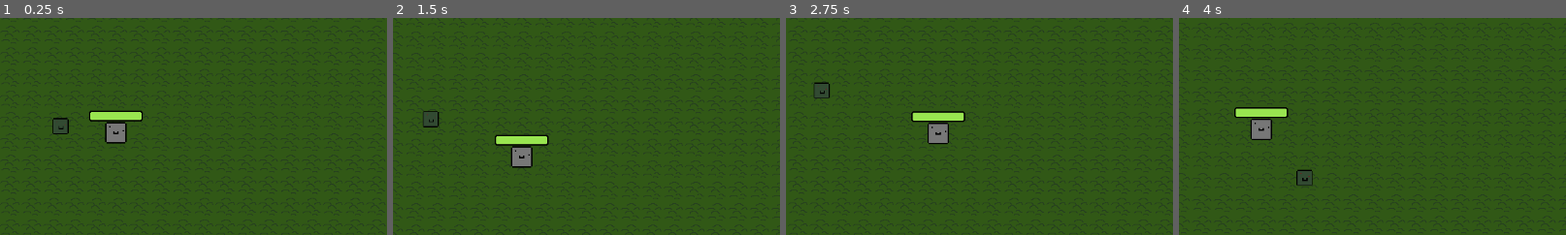
Above: before the commit, frames 1-4 (left to right).
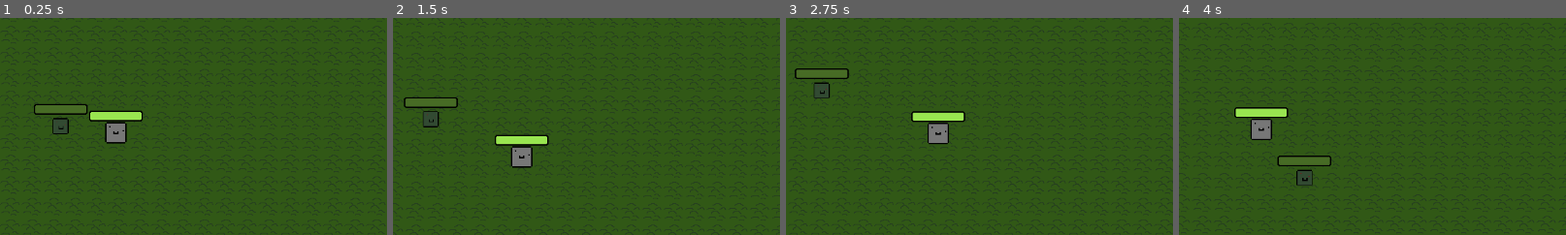
Above: after the commit, the same moments.

Repository: newkincode/rebemser
Game: Godot game, scene res://main.tscn
Same seed, same stepped clock (60 frames per second), same inputs: the game is played once before the commit and once after it.
Inputs:
- Up to frame 1 (0.25 s): no input
- Up to frame 2 (1.5 s): hold Right (right) 0.53-1.28 s; hold Down (down) from 1.28 s (still down)
- Up to frame 3 (2.75 s): release Down (down) at 2.03 s; hold Right (right) from 2.03 s (still down)
- Up to frame 4 (4 s): release Right (right) at 2.78 s; hold Up (up) 2.78-3.53 s; hold Left (left) from 3.53 s (still down)
The pictures show only the part of the screen within x 35-85%, y 24-73%; the shares and areas given below are measured in that part.

The runs differ from the first frame. In frame 1, 0.2% of the frame differs, in the area x 8-23%, y 39-45%; in frame 2, 0.3%, in the area x 2-17%, y 36-42%; in frame 3, 0.3%; in frame 4, 0.2%.

Commit message:
오류 보고서 인식범위 내애만 있어도 피가 닳음 여러 좀비가 겹쳐짐

Diff:
--- a/sceen/zombie.gd
+++ b/sceen/zombie.gd
@@ -5,25 +5,33 @@
 var player: CharacterBody2D = null
 var attack_player = null
 var attack_count = 0
+var hp = 100
+@onready var texture_progress_bar = $TextureProgressBar
 
 func _physics_process(delta):
 	print(player_chase)
 	if player_chase:
-		position += (player.position - position)/speed
+		position += ((player.position - position)/speed)
 		print(position)
 	if not attack_player == null and attack_count >= 2:
 		attack_player.hp -= 5
 		attack_count = 0
+		hp -= 10
 	attack_count+=delta
+	if hp == 0:
+		queue_free()
+	texture_progress_bar.value = hp
 
 func _on_area_2d_body_entered(body):
-	player = body
-	player_chase = true
+	if body.name == "Player":
+		player = body
+		player_chase = true
 
 
 func _on_area_2d_body_exited(body):
-	player = null
-	player_chase = false
+	if body.name == "Player":
+		player = null
+		player_chase = false
 
 
 func _on_area_2d_2_body_entered(body):
--- a/sceen/zombie.tscn
+++ b/sceen/zombie.tscn
@@ -1,13 +1,15 @@
-[gd_scene load_steps=6 format=3 uid="uid://qsn2rg5cd6v"]
+[gd_scene load_steps=8 format=3 uid="uid://qsn2rg5cd6v"]
 
 [ext_resource type="Script" path="res://sceen/zombie.gd" id="1_chaa0"]
 [ext_resource type="Texture2D" uid="uid://dvgnk7egbdfui" path="res://zombie.png" id="1_yqt7l"]
+[ext_resource type="Texture2D" uid="uid://bljy0ena7q6gi" path="res://progress_background.png" id="3_frtmw"]
+[ext_resource type="Texture2D" uid="uid://b03gntee7u3vk" path="res://progress_progress.png" id="4_jfrtr"]
 
 [sub_resource type="CircleShape2D" id="CircleShape2D_1lq8t"]
-radius = 220.057
+radius = 1270.35
 
 [sub_resource type="RectangleShape2D" id="RectangleShape2D_e7wo7"]
-size = Vector2(16, 13)
+size = Vector2(18, 17)
 
 [sub_resource type="RectangleShape2D" id="RectangleShape2D_khw2b"]
 size = Vector2(24, 24)
@@ -29,7 +31,7 @@
 shape = SubResource("CircleShape2D_1lq8t")
 
 [node name="CollisionShape2D" type="CollisionShape2D" parent="."]
-position = Vector2(0, -1.5)
+position = Vector2(0, -0.5)
 shape = SubResource("RectangleShape2D_e7wo7")
 
 [node name="Area2D2" type="Area2D" parent="."]
@@ -37,6 +39,16 @@
 [node name="CollisionShape2D" type="CollisionShape2D" parent="Area2D2"]
 shape = SubResource("RectangleShape2D_khw2b")
 
+[node name="TextureProgressBar" type="TextureProgressBar" parent="."]
+texture_filter = 1
+offset_left = -40.0
+offset_top = -33.5
+offset_right = 40.0
+offset_bottom = -6.5
+value = 5.0
+texture_under = ExtResource("3_frtmw")
+texture_progress = ExtResource("4_jfrtr")
+
 [connection signal="body_entered" from="Area2D" to="." method="_on_area_2d_body_entered"]
 [connection signal="body_exited" from="Area2D" to="." method="_on_area_2d_body_exited"]
 [connection signal="body_entered" from="Area2D2" to="." method="_on_area_2d_2_body_entered"]
